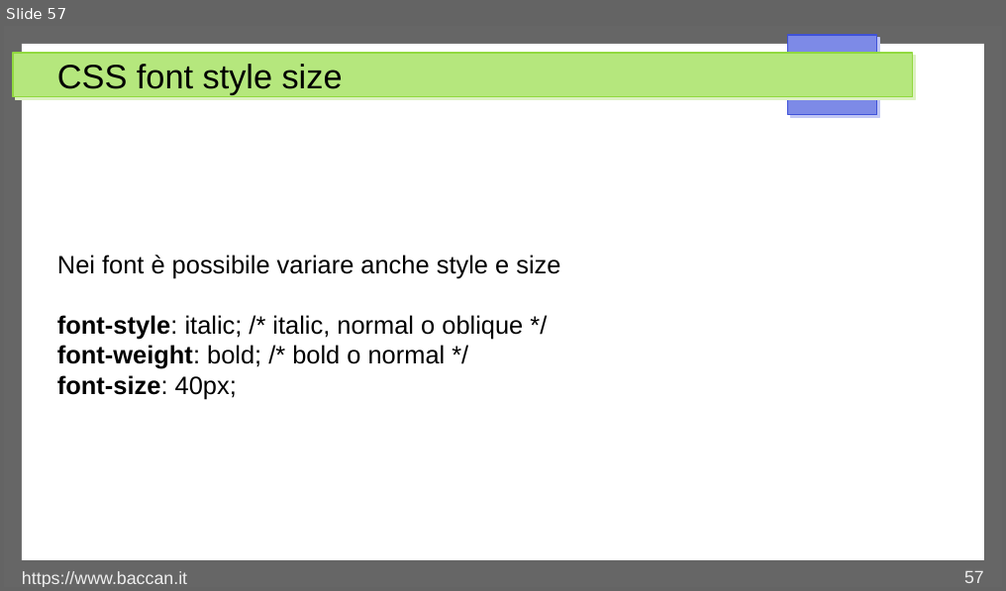
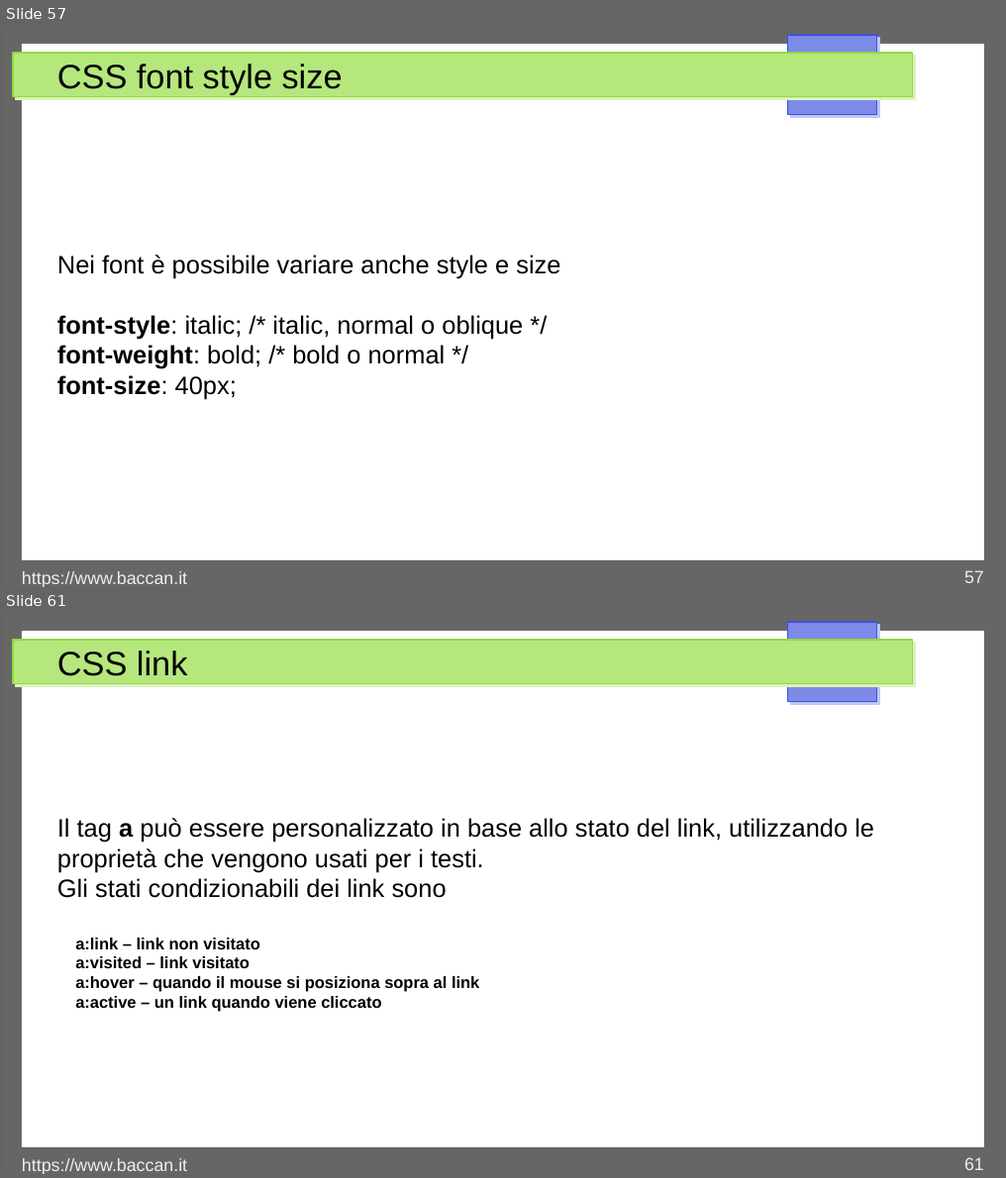
Before and after one commit to matteobaccan/CorsoCSS, a slide deck: Chapter_css.odp. Shown one above the other, each under a label of ours: slide 57 before the commit, slides 57 and 61 after it; the slides between them are not shown. The pictures are 1006x591 and 1006x1178 pixels, drawn with LibreOffice and Linux fonts; fonts in the diff are those of the drawing. Boxes give left, top, right and bottom in pixels: in the first picture for what was removed or moved away, otherwise in the second. Text is boxed around its words. In the diff, an @@ line names an element or a change of style, - is before the commit and + after.

```diff
--- a/Chapter_css.odp
+++ b/Chapter_css.odp
@@ slide 61 added at [4, 613, 1002, 1174], background #FFFFFF; not listed: 4 template elements that a slide beside it also shows @@
@@ title added at [57, 651, 187, 676], 27 pt, text #000000 @@
+CSS link
@@ text added at [57, 818, 874, 1012], 20 pt, text #000000 @@
+Il tag a può essere personalizzato in base allo stato del link, utilizzando le proprietà che vengono usati per i testi.
+Gli stati condizionabili dei link sono
+a:link – link non visitato
+a:visited – link visitato
+a:hover – quando il mouse si posiziona sopra al link
+a:active – un link quando viene cliccato
@@ text added at [22, 1158, 187, 1174], 14 pt, text #EEEEEE @@
+https://www.baccan.it
@@ page number added at [964, 1157, 984, 1170], 14 pt, text #EEEEEE @@
+61
```
Also in this commit, not shown: 1 slide changed, 5 other slides added, 7 other files.
